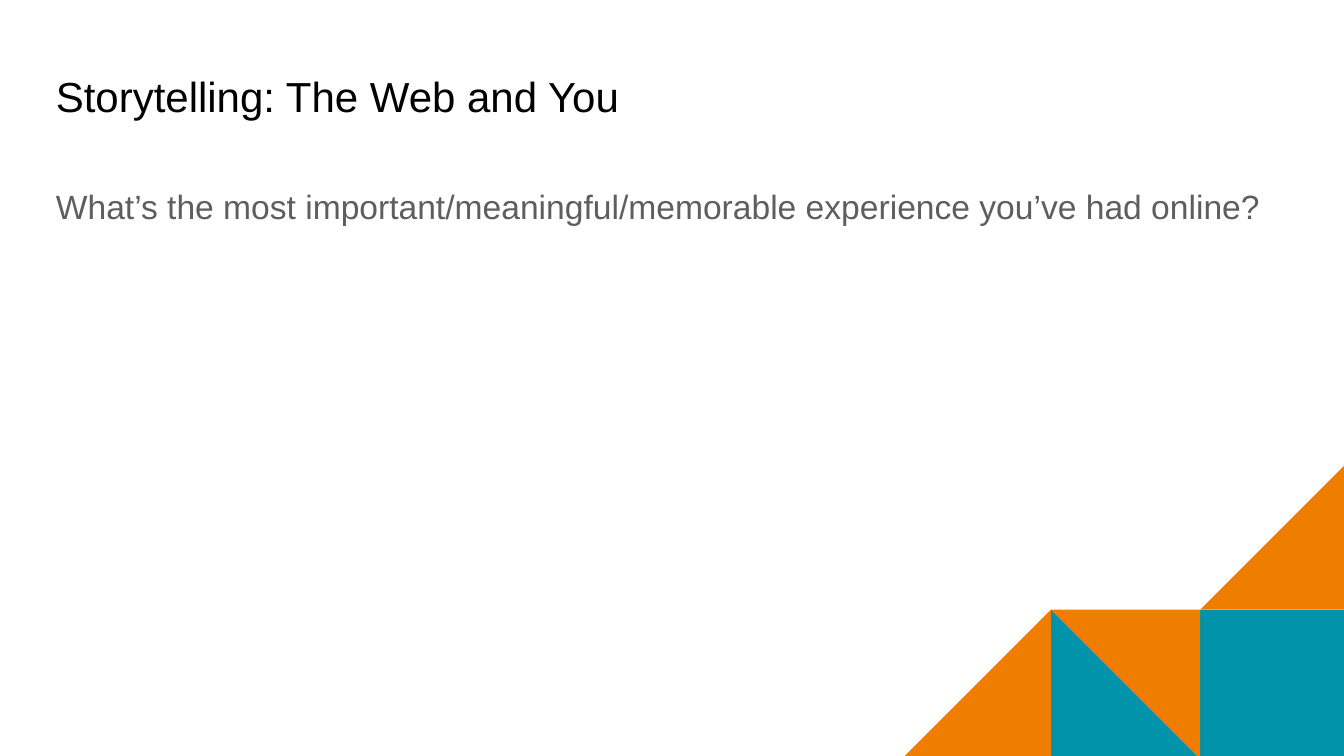
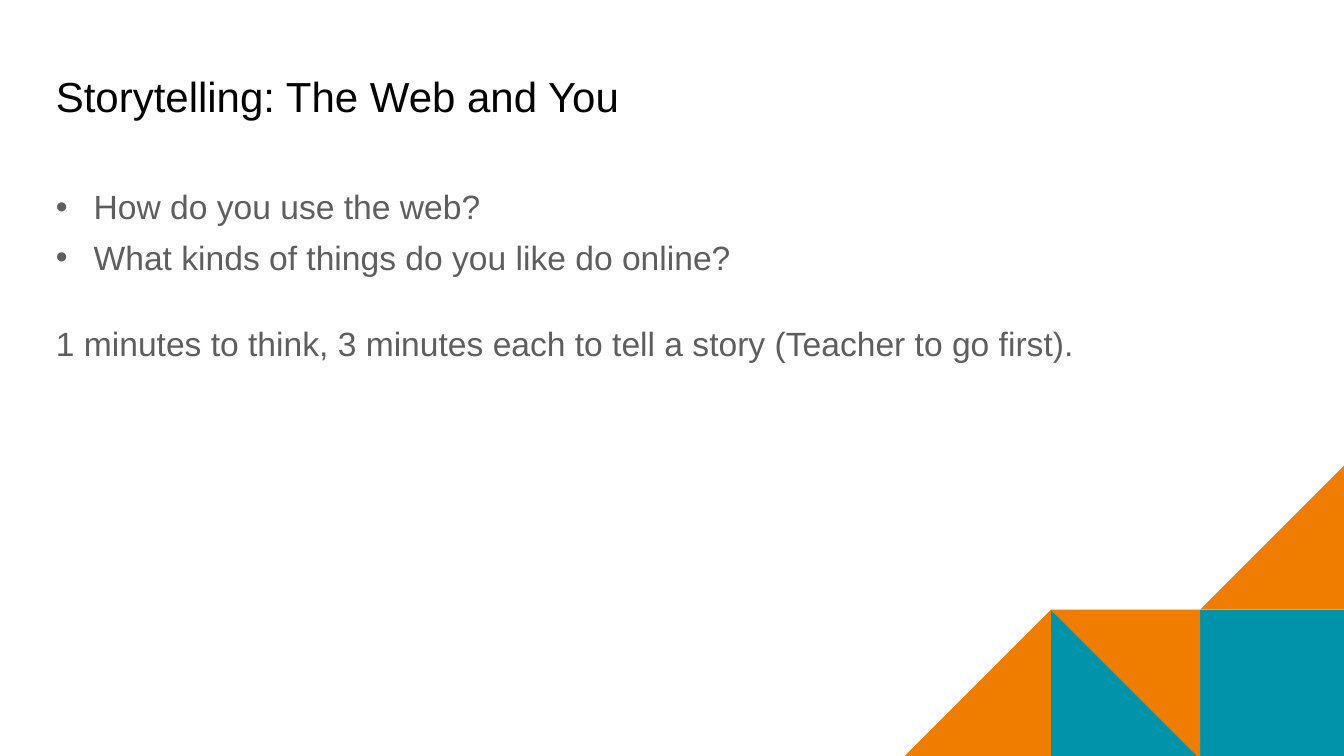
Before and after one commit to mr-eggleton/web-lit-core, a slide deck: slide 7 of final ppt/01-web-and-you.pptx. Drawn at 1344x756 pixels with LibreOffice and Linux fonts; fonts in the diff are those of the drawing; background and template pictures are left out. Boxes give left, top, right and bottom in pixels: in the first picture for what was removed or moved away, otherwise in the second. Text is boxed around its words. In the diff, an @@ line names an element or a change of style, - is before the commit and + after.

```diff
--- a/final ppt/01-web-and-you.pptx
+++ b/final ppt/01-web-and-you.pptx
@@ text at <box>56,194,1074,363</box>: text changed @@
-What’s the most important/meaningful/memorable experience you’ve had online?
+• How do you use the web?
+• What kinds of things do you like do online?
+1 minutes to think, 3 minutes each to tell a story (Teacher to go first).
```
Also in this commit, not shown: 1 other slide changed, 1 other file.
